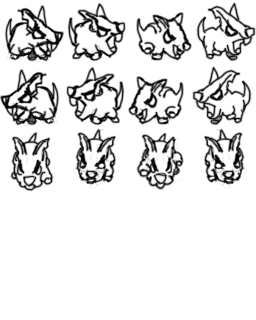
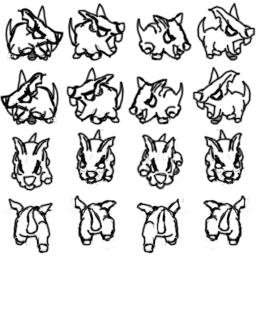
The second 256 x 320 image is a revision of the first. Changes to its layers:
painted on "Layer 2" over 4, 194, 253, 254
